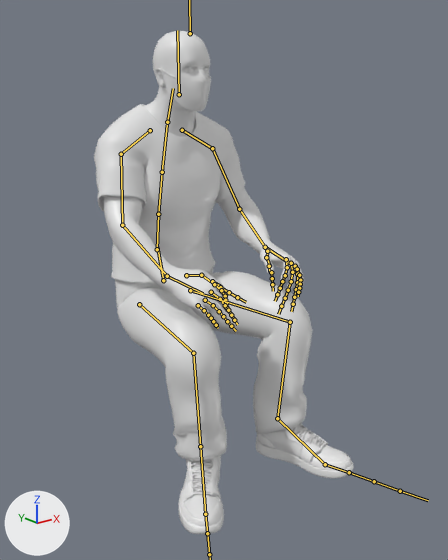
The FBX model Assets/Models/human.fbx, before and after one commit.
Both versions are drawn from a 50 mm camera at (-38.8, -60.6, 40.6) aimed at (0.6, -11.2, 20.9). The lights are fixed; the arrows at lower left show +X, +Y and +Z. Both versions are drawn at frame 1 of the action 'Armature|Sitting_Animation'; the numbers are the values there. The bones that bend it are drawn over the model as lines.

The first picture shows 'Base_low', 'Mask_low', 'T-shirt_low', 'dress_low', 'shoe_low'.
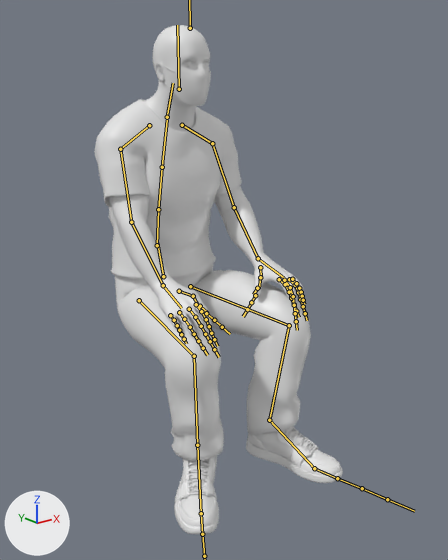
Where the change shows, as pixel boxes (x1, y1, x2, y2) in the pictures (448 x 560 px):
'dress_low', posed: before (115, 268, 312, 460); after (114, 264, 311, 460)
'T-shirt_low', posed: before (94, 104, 245, 283); after (94, 99, 242, 278)
'Base_low', posed (7% taller): before (102, 31, 304, 320); after (109, 25, 304, 335)
'shoe_low', posed: before (179, 424, 354, 534); after (174, 427, 343, 534)
'Mask_low', posed: before (159, 68, 211, 111); after (161, 63, 211, 106)
bone 'Hips', root to tip: before (163, 280) to (157, 247); after (163, 276) to (157, 243)
bone 'LeftArm', root to tip: before (212, 148) to (239, 209); after (212, 143) to (234, 207)
bone 'LeftForeArm', root to tip: before (239, 209) to (265, 247); after (234, 207) to (258, 258)
bone 'LeftHand', root to tip: before (265, 247) to (289, 263); after (258, 258) to (283, 277)
bone 'mixamorig:LeftHandThumb2', root to tip: before (266, 257) to (270, 266); after (260, 277) to (259, 288)
bone 'mixamorig:LeftHandIndex1', root to tip: before (286, 259) to (287, 267); after (279, 279) to (285, 284)
bone 'mixamorig:LeftHandMiddle1', root to tip: before (291, 263) to (292, 272); after (284, 280) to (290, 287)
bone 'mixamorig:LeftHandRing1', root to tip: before (295, 266) to (297, 274); after (289, 279) to (295, 285)
bone 'mixamorig:LeftHandPinky1', root to tip: before (297, 269) to (299, 275); after (292, 279) to (296, 283)
bone 'RightArm', root to tip: before (121, 154) to (122, 225); after (120, 149) to (131, 222)
bone 'RightForeArm', root to tip: before (122, 225) to (167, 276); after (131, 222) to (163, 285)
bone 'RightHand', root to tip: before (167, 276) to (203, 293); after (163, 285) to (181, 308)
bone 'mixamorig:RightHandIndex1', root to tip: before (214, 284) to (221, 290); after (196, 304) to (201, 311)
bone 'mixamorig:RightHandMiddle1', root to tip: before (211, 292) to (220, 299); after (189, 309) to (195, 317)
bone 'mixamorig:RightHandRing1', root to tip: before (205, 300) to (213, 305); after (179, 312) to (184, 319)
bone 'mixamorig:RightHandPinky1', root to tip: before (198, 305) to (204, 310); after (170, 315) to (174, 320)
bone 'LeftUpLeg', root to tip: before (190, 290) to (290, 322); after (190, 286) to (289, 325)
bone 'RightUpLeg', root to tip: before (139, 304) to (193, 353); after (139, 300) to (194, 356)

The change in detail:
Bone 'Hips' (bone_hips) moves from (-57.0, -1411.0, 193.0) to (-57.0, -1359.0, 193.0).
Bone 'LeftArm' (bone_leftarm) turns from (14, -5, 21) to (20, -8, 21) degrees about its own x, y and z.
Bone 'LeftForeArm' (bone_leftforearm) turns from (8, -6, 36) to (9, 10, 19) degrees about its own x, y and z.
Bone 'LeftHand' (bone_lefthand) turns from (-20, 15, -6) to (-30, 24, -7) degrees about its own x, y and z.
Bone 'mixamorig:LeftHandThumb2' (bone_mixamorig_lefthandthumb2) turns from (14, 10, -33) to (32, 5, -2) degrees about its own x, y and z.
Bone 'mixamorig:LeftHandIndex1' (bone_mixamorig_lefthandindex1) turns from (35, 0, -7) to (0, 6, -12) degrees about its own x, y and z.
Bone 'mixamorig:LeftHandMiddle1' (bone_mixamorig_lefthandmiddle1) turns from (32, 1, -2) to (11, 4, 0) degrees about its own x, y and z.
Bone 'mixamorig:LeftHandRing1' (bone_mixamorig_lefthandring1) turns from (28, 3, 3) to (4, 3, 8) degrees about its own x, y and z.
Bone 'mixamorig:LeftHandPinky1' (bone_mixamorig_lefthandpinky1) turns from (24, 3, 6) to (8, 7, 6) degrees about its own x, y and z.
Bone 'RightArm' (bone_rightarm) turns from (12, 0, -33) to (23, 3, -34) degrees about its own x, y and z.
Bone 'RightForeArm' (bone_rightforearm) turns from (8, 4, -15) to (5, -7, 2) degrees about its own x, y and z.
Bone 'RightHand' (bone_righthand) turns from (-3, -15, -19) to (-38, -19, 0) degrees about its own x, y and z.
Bone 'mixamorig:RightHandIndex1' (bone_mixamorig_righthandindex1) turns from (36, 0, 8) to (12, 6, 8) degrees about its own x, y and z.
Bone 'mixamorig:RightHandMiddle1' (bone_mixamorig_righthandmiddle1) turns from (34, 1, 3) to (9, 6, 2) degrees about its own x, y and z.
Bone 'mixamorig:RightHandRing1' (bone_mixamorig_righthandring1) turns from (25, 0, -4) to (0, 5, -5) degrees about its own x, y and z.
Bone 'mixamorig:RightHandPinky1' (bone_mixamorig_righthandpinky1) turns from (23, -2, -9) to (-1, 5, -8) degrees about its own x, y and z.
Bone 'LeftUpLeg' (bone_leftupleg) turns from (80, -14, -2) to (76, -14, -4) degrees about its own x, y and z.
Bone 'RightUpLeg' (bone_rightupleg) turns from (80, 9, 1) to (77, 9, 1) degrees about its own x, y and z.
